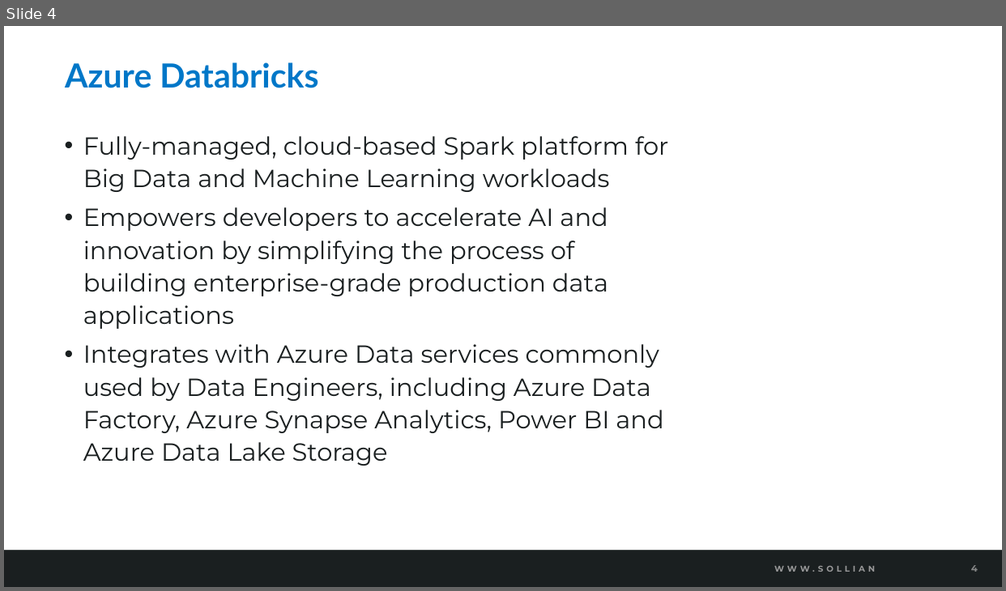
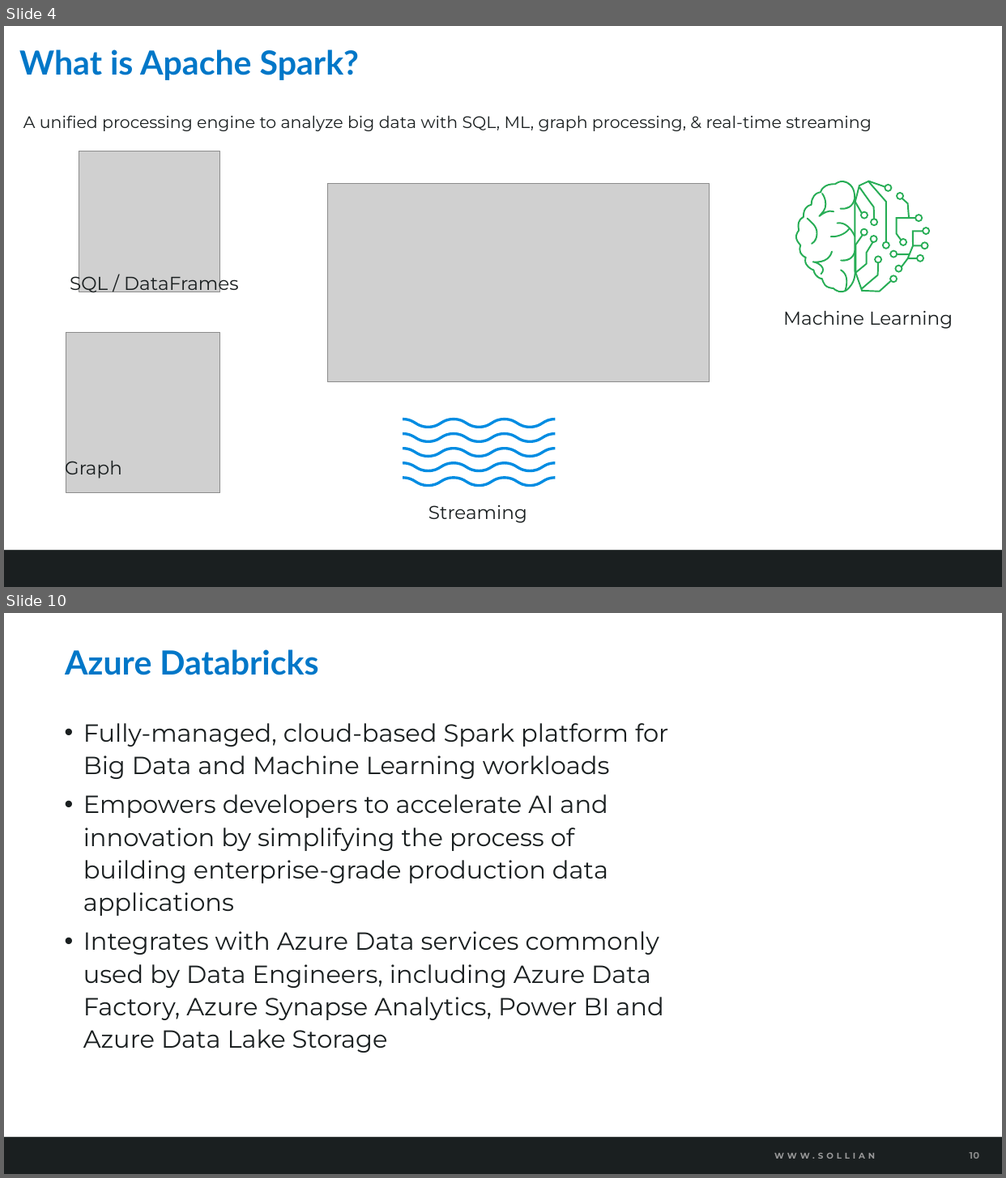
Before and after one commit to solliancenet/azure-data-engineering-conference-workshop-students, a slide deck: 04-Data exploration and transformation in Azure Databricks.pptx. Shown one above the other, each under a label of ours: slide 4 before the commit, slides 4 and 10 after it; the slides between them are not shown. The pictures are 1006x591 and 1006x1178 pixels, drawn with LibreOffice and Linux fonts; fonts in the diff are those of the drawing; grey boxes stand for pictures; background and template pictures are left out. Boxes give left, top, right and bottom in pixels: in the first picture for what was removed or moved away, otherwise in the second. Text is boxed around its words. In the diff, an @@ line names an element or a change of style, - is before the commit and + after.

```diff
--- a/04-Data exploration and transformation in Azure Databricks.pptx
+++ b/04-Data exploration and transformation in Azure Databricks.pptx
@@ slide 4 added at [4, 26, 1002, 587], background #FFFFFF; not listed: 2 template elements that a slide beside it also shows @@
@@ title added at [19, 49, 359, 80], 32 pt, text #0077C8, bold @@
+What is Apache Spark?
@@ text added at [23, 115, 872, 131], 16 pt, text #1A1F20 @@
+A unified processing engine to analyze big data with SQL, ML, graph processing, & real-time streaming
@@ picture added at [79, 152, 220, 292] @@
@@ picture added at [327, 183, 710, 382] @@
@@ text added at [70, 272, 239, 295], 18 pt, text #1A1F20 @@
+SQL / DataFrames
@@ group added at [783, 174, 953, 329]: 37 freeform shapes, 1 text @@
+Machine Learning
@@ picture added at [66, 333, 220, 494] @@
@@ text added at [65, 457, 122, 480], 18 pt, text #1A1F20 @@
+Graph
@@ group added at [403, 418, 555, 523]: 5 freeform shapes, 1 text @@
+Streaming
@@ what was slide 4 is now slide 10 @@
@@ page number at [970, 1152, 979, 1159]: text changed @@
-4
+10
```
Also in this commit, not shown: 4 slides changed, 6 other slides added, 4 other files.
